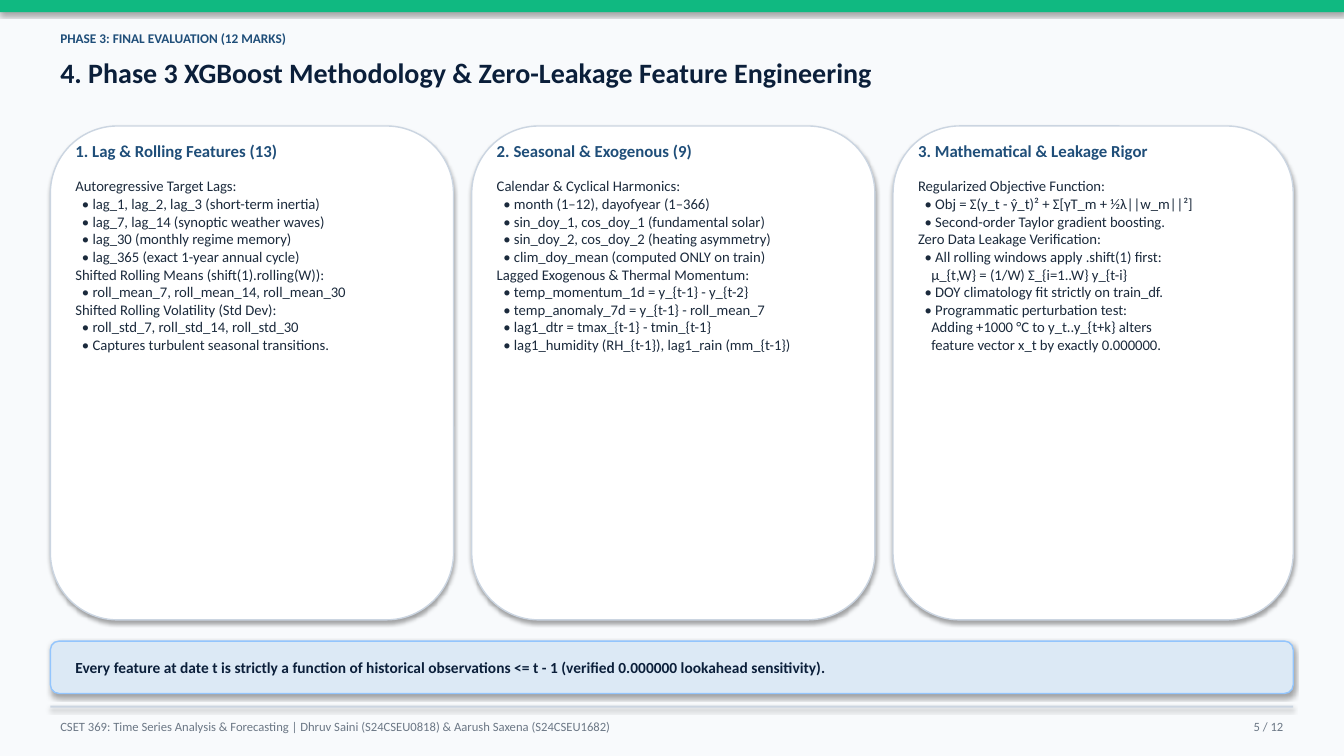
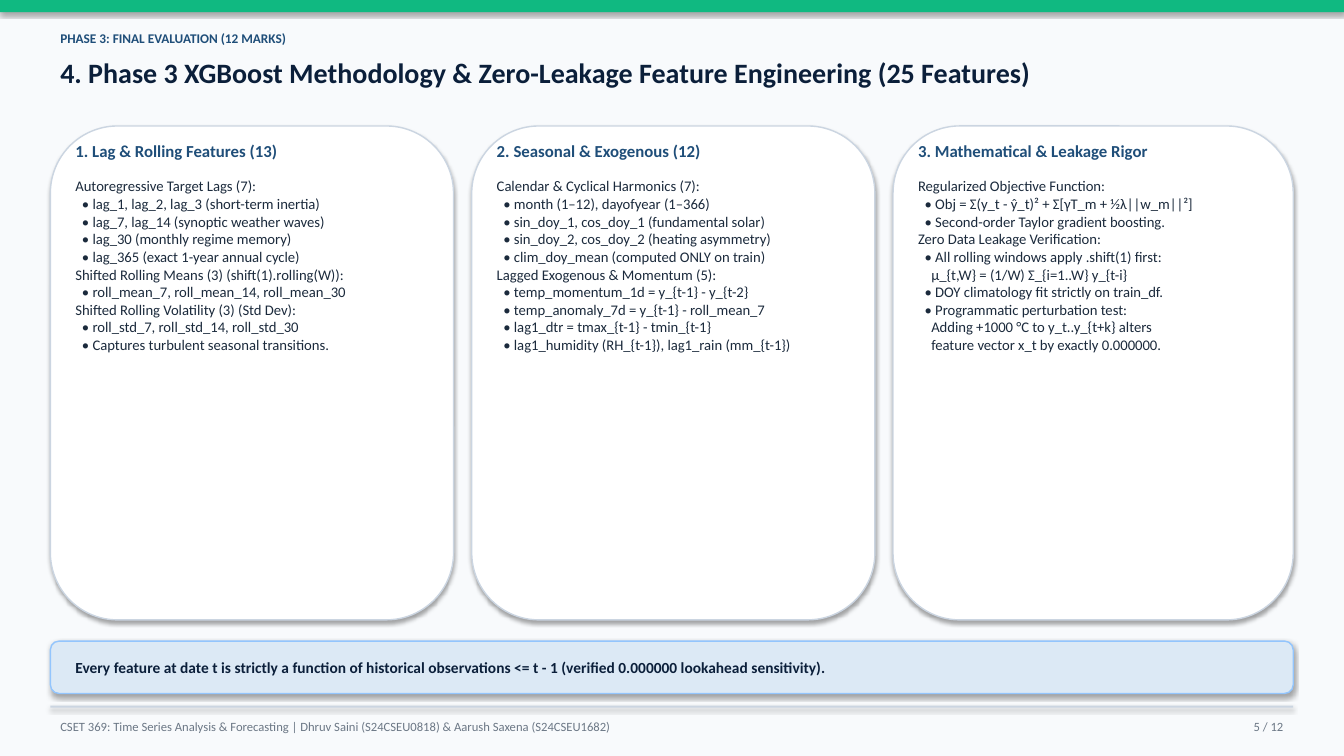
Before and after one commit to dhruvsaini-code/weather-forecasting, a slide deck: slide 5 of phase3_output/Phase3_Final_Presentation.pptx. Drawn at 1344x756 pixels with LibreOffice and Linux fonts; fonts in the diff are those of the drawing. Boxes give left, top, right and bottom in pixels: in the first picture for what was removed or moved away, otherwise in the second. Text is boxed around its words. In the diff, an @@ line names an element or a change of style, - is before the commit and + after.

Commit message:
fix(phase3): add matched-horizon 1-step vs 365d benchmarks, post-split causal ffill, and 25-feature consistency

```diff
--- a/phase3_output/Phase3_Final_Presentation.pptx
+++ b/phase3_output/Phase3_Final_Presentation.pptx
@@ text at <box>60,62,1030,88</box>: text changed @@
-4. Phase 3 XGBoost Methodology & Zero-Leakage Feature Engineering
+4. Phase 3 XGBoost Methodology & Zero-Leakage Feature Engineering (25 Features)
@@ text at <box>497,145,700,160</box>: text changed @@
-2. Seasonal & Exogenous (9)
+2. Seasonal & Exogenous (12)
@@ text at <box>75,180,256,194</box>: text changed @@
-Autoregressive Target Lags:
+Autoregressive Target Lags (7):
@@ text at <box>497,180,700,194</box>: text changed @@
-Calendar & Cyclical Harmonics:
+Calendar & Cyclical Harmonics (7):
@@ text at <box>75,269,343,283</box>: text changed @@
-Shifted Rolling Means (shift(1).rolling(W)):
+Shifted Rolling Means (3) (shift(1).rolling(W)):
@@ text at <box>497,269,716,283</box>: text changed @@
-Lagged Exogenous & Thermal Momentum:
+Lagged Exogenous & Momentum (5):
@@ text at <box>75,304,296,318</box>: text changed @@
-Shifted Rolling Volatility (Std Dev):
+Shifted Rolling Volatility (3) (Std Dev):
```
Also in this commit, not shown: 1 other slide changed, 10 other files.
